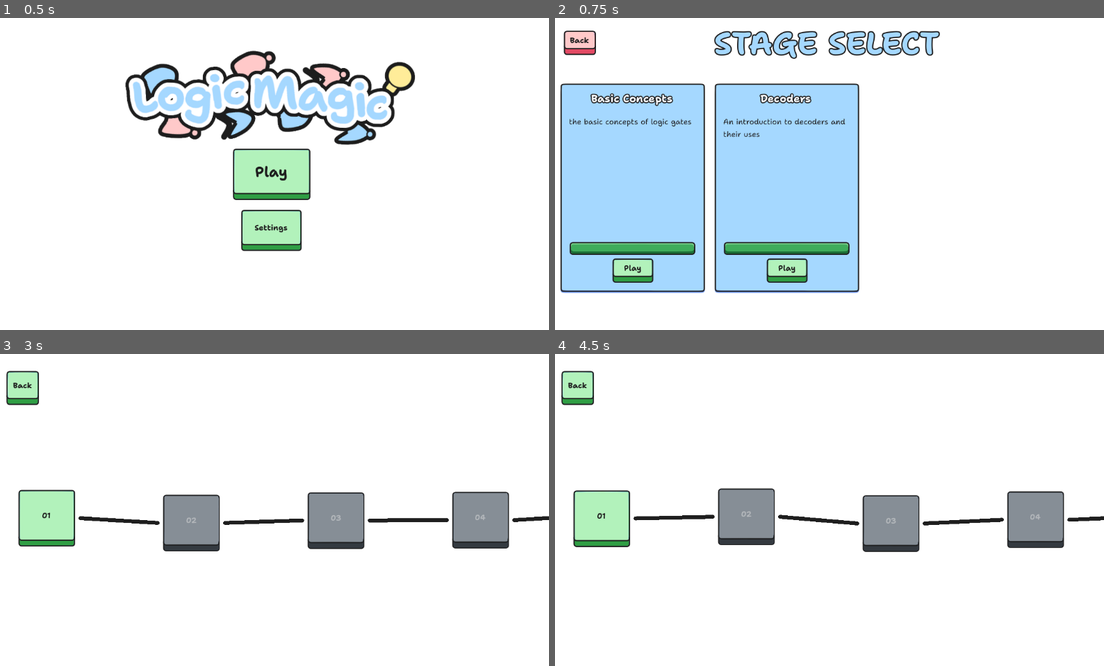
Above: before the commit, frames 1-4 (two rows, left to right).
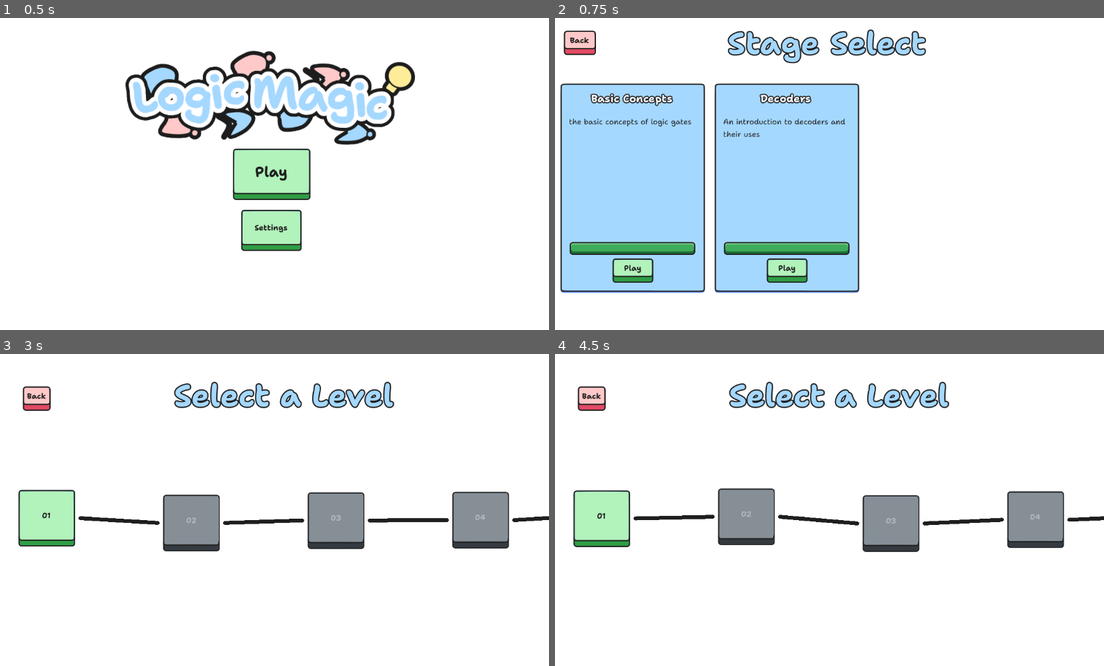
Above: after the commit, the same moments.

Repository: sininen-blue/logic-gate-tesseract
Game: Godot game, scene res://ui/title_page.tscn
Same seed, same stepped clock (60 frames per second), same inputs: the game is played once before the commit and once after it.
Inputs:
- Up to frame 1 (0.5 s): no input
- Up to frame 2 (0.75 s): click "Play" at 0.5 s
- Up to frame 3 (3 s): click "Back" at 1.25 s; click "Play" at 2 s; click "Play" at 2.75 s
- Up to frame 4 (4.5 s): click "Back" at 3.5 s; click "Play" at 4.25 s

Frame 1 is identical in both runs. In frame 2, 2.2% of the frame differs, in the area x 28-71%, y 3-15%; in frame 3, 2.8%, in the area x 1-72%, y 5-19%; in frame 4, 2.8%.
Error in both runs: Cannot call method 'get_files' on a null value. (res://ui/stage_select/stage_select.gd:31)

Commit message:
labels on each stage

Diff:
--- a/ui/custom_levels/custom_levels.tscn
+++ b/ui/custom_levels/custom_levels.tscn
@@ -1,7 +1,8 @@
-[gd_scene load_steps=5 format=3 uid="uid://bwlvlfljyekts"]
+[gd_scene load_steps=6 format=3 uid="uid://bwlvlfljyekts"]
 
 [ext_resource type="Script" path="res://ui/custom_levels/custom_levels.gd" id="1_2dk5k"]
 [ext_resource type="Theme" uid="uid://diwchjwgvp2l4" path="res://ui/themes/redButton.tres" id="2_vt6xb"]
+[ext_resource type="Theme" uid="uid://dt7cs1ptpftme" path="res://ui/themes/Bolder.tres" id="3_1rnq0"]
 [ext_resource type="Texture2D" uid="uid://dd67getishvgp" path="res://assets/UI/icons/import.png" id="3_lh61w"]
 [ext_resource type="Texture2D" uid="uid://hcrnn2r17uge" path="res://assets/UI/icons/plus.png" id="4_77lpi"]
 
@@ -10,10 +11,6 @@
 anchors_preset = 15
 anchor_right = 1.0
 anchor_bottom = 1.0
-offset_left = 24.0
-offset_top = 32.0
-offset_right = -24.0
-offset_bottom = -32.0
 grow_horizontal = 2
 grow_vertical = 2
 script = ExtResource("1_2dk5k")
@@ -33,18 +30,35 @@
 
 [node name="BackButton" type="Button" parent="."]
 layout_mode = 1
-offset_right = 60.0
-offset_bottom = 53.0
+offset_left = 22.0
+offset_top = 25.0
+offset_right = 82.0
+offset_bottom = 78.0
 theme = ExtResource("2_vt6xb")
 text = "Back"
 
+[node name="Label" type="Label" parent="."]
+layout_mode = 1
+anchors_preset = 5
+anchor_left = 0.5
+anchor_right = 0.5
+offset_left = -262.5
+offset_top = 4.0
+offset_right = 262.5
+offset_bottom = 102.0
+grow_horizontal = 2
+theme = ExtResource("3_1rnq0")
+text = "Custom Stages"
+horizontal_alignment = 1
+vertical_alignment = 1
+
 [node name="ScrollContainer" type="ScrollContainer" parent="."]
-custom_minimum_size = Vector2(0, 584)
 layout_mode = 1
 anchors_preset = 15
 anchor_right = 1.0
 anchor_bottom = 1.0
 offset_left = 91.0
+offset_top = 106.0
 grow_horizontal = 2
 grow_vertical = 2
 
--- a/ui/level_complete.tscn
+++ b/ui/level_complete.tscn
@@ -1,6 +1,7 @@
-[gd_scene load_steps=3 format=3 uid="uid://drcweefw840r3"]
+[gd_scene load_steps=4 format=3 uid="uid://drcweefw840r3"]
 
 [ext_resource type="Script" path="res://ui/level_complete.gd" id="1_336ks"]
+[ext_resource type="Theme" uid="uid://dt7cs1ptpftme" path="res://ui/themes/Bolder.tres" id="2_sc3k5"]
 [ext_resource type="Script" path="res://ui/truth_table_container.gd" id="2_y8h4p"]
 
 [node name="LevelComplete" type="Control"]
@@ -11,16 +12,30 @@
 grow_horizontal = 2
 grow_vertical = 2
 script = ExtResource("1_336ks")
-metadata/_edit_lock_ = true
+
+[node name="Label" type="Label" parent="."]
+layout_mode = 1
+anchors_preset = 5
+anchor_left = 0.5
+anchor_right = 0.5
+offset_left = -262.5
+offset_top = 4.0
+offset_right = 262.5
+offset_bottom = 102.0
+grow_horizontal = 2
+theme = ExtResource("2_sc3k5")
+text = "Level Complete !"
+horizontal_alignment = 1
+vertical_alignment = 1
 
 [node name="HBoxContainer" type="HBoxContainer" parent="."]
-custom_minimum_size = Vector2(1088, 584)
+custom_minimum_size = Vector2(1088, 0)
 layout_mode = 1
 anchors_preset = 15
 anchor_right = 1.0
 anchor_bottom = 1.0
 offset_left = 32.0
-offset_top = 32.0
+offset_top = 123.0
 offset_right = -32.0
 offset_bottom = -32.0
 grow_horizontal = 2
--- a/ui/level_select/level_select.tscn
+++ b/ui/level_select/level_select.tscn
@@ -1,20 +1,33 @@
-[gd_scene load_steps=3 format=3 uid="uid://yrih2e5sant0"]
+[gd_scene load_steps=5 format=3 uid="uid://yrih2e5sant0"]
 
 [ext_resource type="Script" path="res://ui/level_select/level_select.gd" id="1_6kh77"]
+[ext_resource type="Theme" uid="uid://dt7cs1ptpftme" path="res://ui/themes/Bolder.tres" id="2_v4a0r"]
 [ext_resource type="PackedScene" uid="uid://dttx53vhtgwy1" path="res://ui/level_select/level_info.tscn" id="3_7seht"]
+[ext_resource type="Theme" uid="uid://diwchjwgvp2l4" path="res://ui/themes/redButton.tres" id="3_vbhxb"]
 
 [node name="LevelSelect" type="Control"]
 layout_mode = 3
 anchors_preset = 15
 anchor_right = 1.0
 anchor_bottom = 1.0
-offset_left = 24.0
-offset_top = 32.0
-offset_right = -24.0
-offset_bottom = -32.0
 grow_horizontal = 2
 grow_vertical = 2
 script = ExtResource("1_6kh77")
+
+[node name="Label" type="Label" parent="."]
+layout_mode = 1
+anchors_preset = 5
+anchor_left = 0.5
+anchor_right = 0.5
+offset_left = -262.5
+offset_top = 4.0
+offset_right = 262.5
+offset_bottom = 102.0
+grow_horizontal = 2
+theme = ExtResource("2_v4a0r")
+text = "Select a Level"
+horizontal_alignment = 1
+vertical_alignment = 1
 
 [node name="Main" type="Control" parent="."]
 layout_mode = 1
@@ -26,8 +39,11 @@
 
 [node name="BackButton" type="Button" parent="."]
 layout_mode = 0
-offset_right = 70.0
-offset_bottom = 73.0
+offset_left = 34.0
+offset_top = 32.0
+offset_right = 94.0
+offset_bottom = 85.0
+theme = ExtResource("3_vbhxb")
 text = "Back"
 
 [node name="LevelInfo" parent="." instance=ExtResource("3_7seht")]
--- a/ui/stage_select/stage_select.tscn
+++ b/ui/stage_select/stage_select.tscn
@@ -56,7 +56,7 @@
 offset_bottom = 102.0
 grow_horizontal = 2
 theme = ExtResource("4_ktgxo")
-text = "STAGE SELECT"
+text = "Stage Select"
 horizontal_alignment = 1
 vertical_alignment = 1
 
